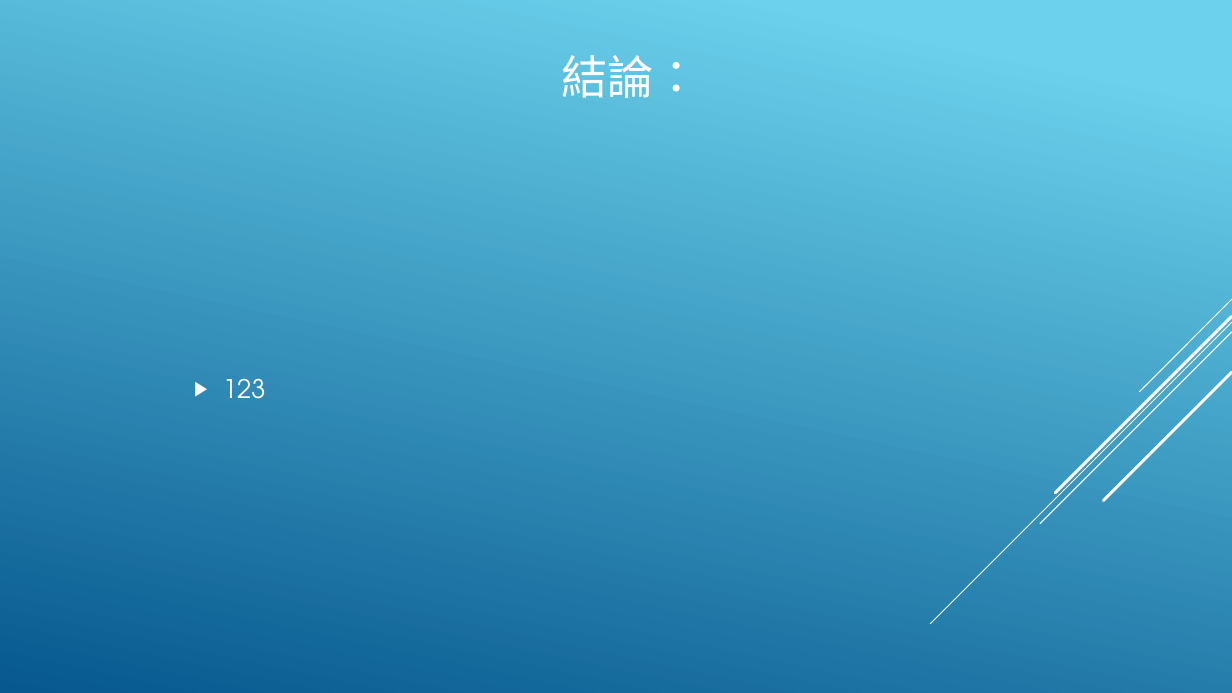
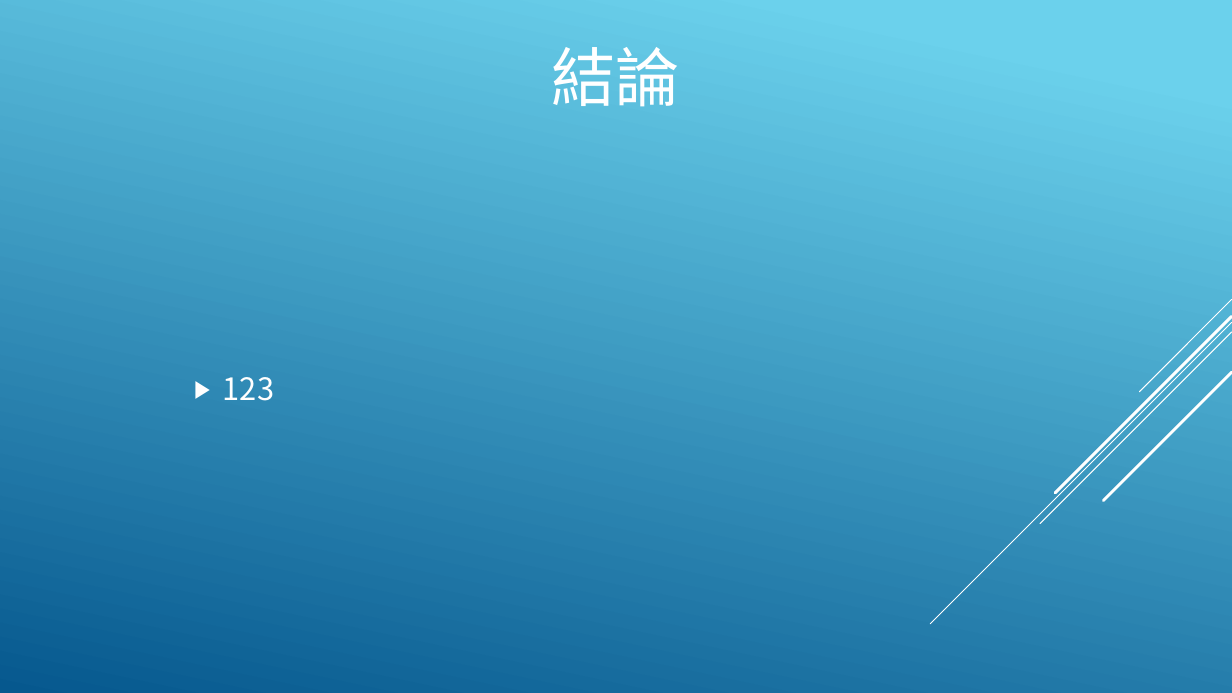
Before and after one commit to DennySORA/Environmental_Sustainability_Partition_Hackathon_2018, a slide deck: slide 6 of doc/永續發展 - 淨灘.pptx (slide 7 before the commit). Drawn at 1232x693 pixels with LibreOffice and Linux fonts; fonts in the diff are those of the drawing. Boxes give left, top, right and bottom in pixels: in the first picture for what was removed or moved away, otherwise in the second. Text is boxed around its words. In the diff, an @@ line names an element or a change of style, - is before the commit and + after.

```diff
--- a/doc/永續發展 - 淨灘.pptx
+++ b/doc/永續發展 - 淨灘.pptx
@@ title at box(552, 47, 680, 107): text changed; size 36 to 50 pt @@
-結論：
+結論
@@ text "123" at box(223, 377, 274, 401): size 20 to 24 pt, font TeX Gyre Adventor to Noto Sans CJK SC @@
```
Also in this commit, not shown: 5 other slides changed, 1 slide removed.
